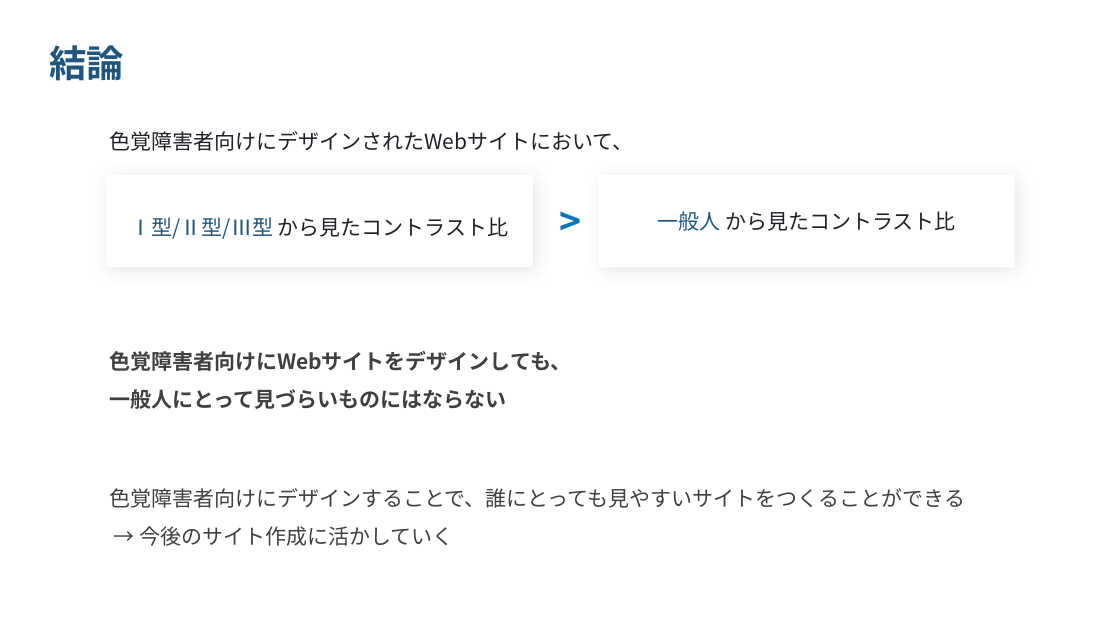
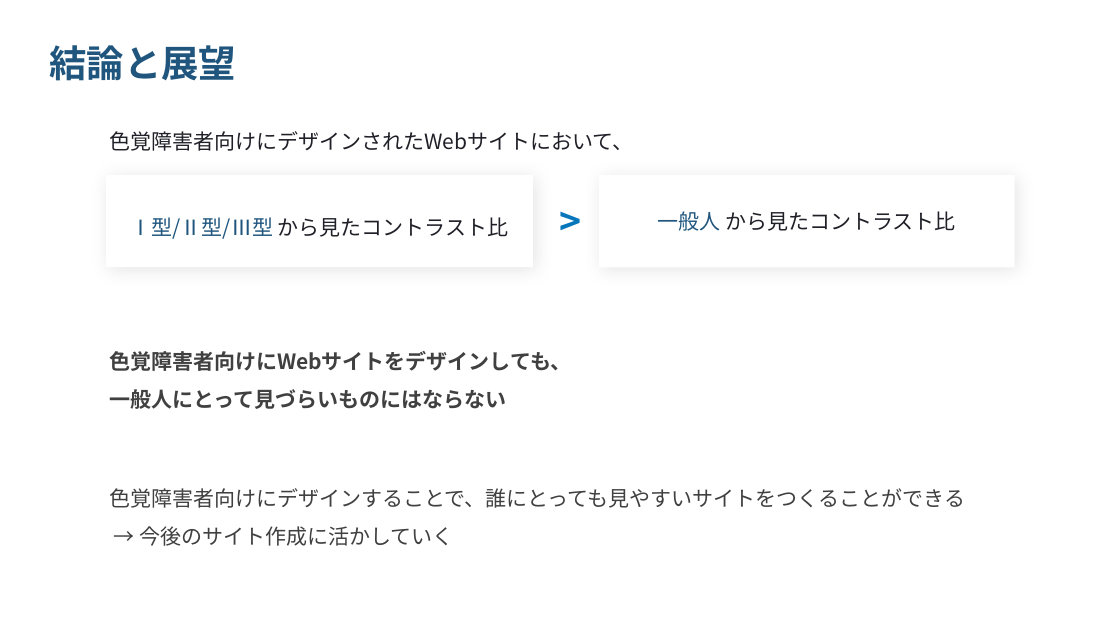
Before and after one commit to nearfactory/Soutan, a slide deck: slide 18 of 18 2G23寺田侑史 視覚とWebデザ_v2.pptx. Drawn at 1120x630 pixels with LibreOffice and Linux fonts; fonts in the diff are those of the drawing. Boxes give left, top, right and bottom in pixels: in the first picture for what was removed or moved away, otherwise in the second. Text is boxed around its words. In the diff, an @@ line names an element or a change of style, - is before the commit and + after.

```diff
--- a/18 2G23寺田侑史 視覚とWebデザ_v2.pptx
+++ b/18 2G23寺田侑史 視覚とWebデザ_v2.pptx
@@ text at bbox=[50, 45, 237, 81]: text changed @@
-結論
+結論と展望
```
Also in this commit, not shown: 4 other slides changed, 3 slides added, 1 slide removed.
